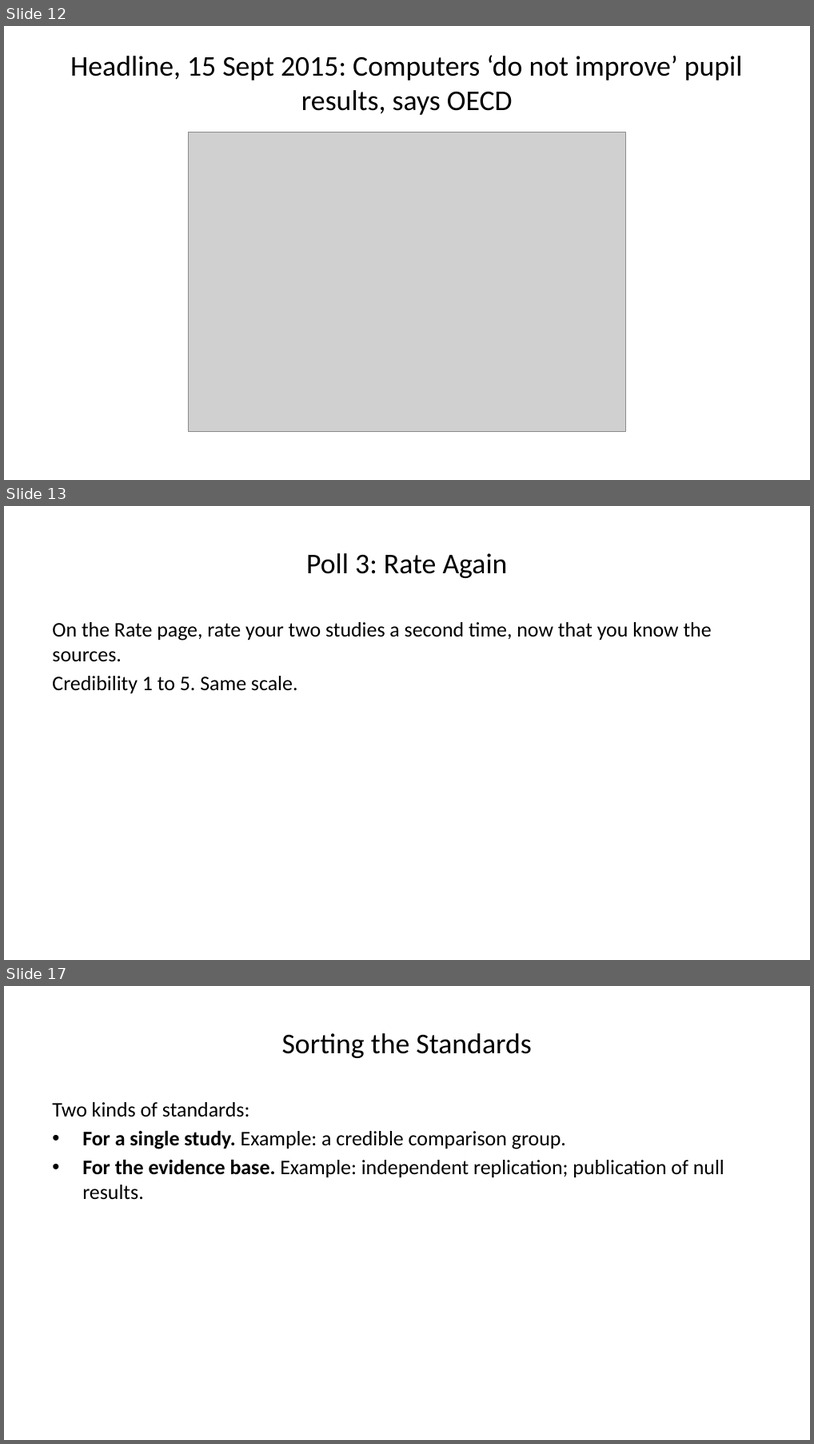
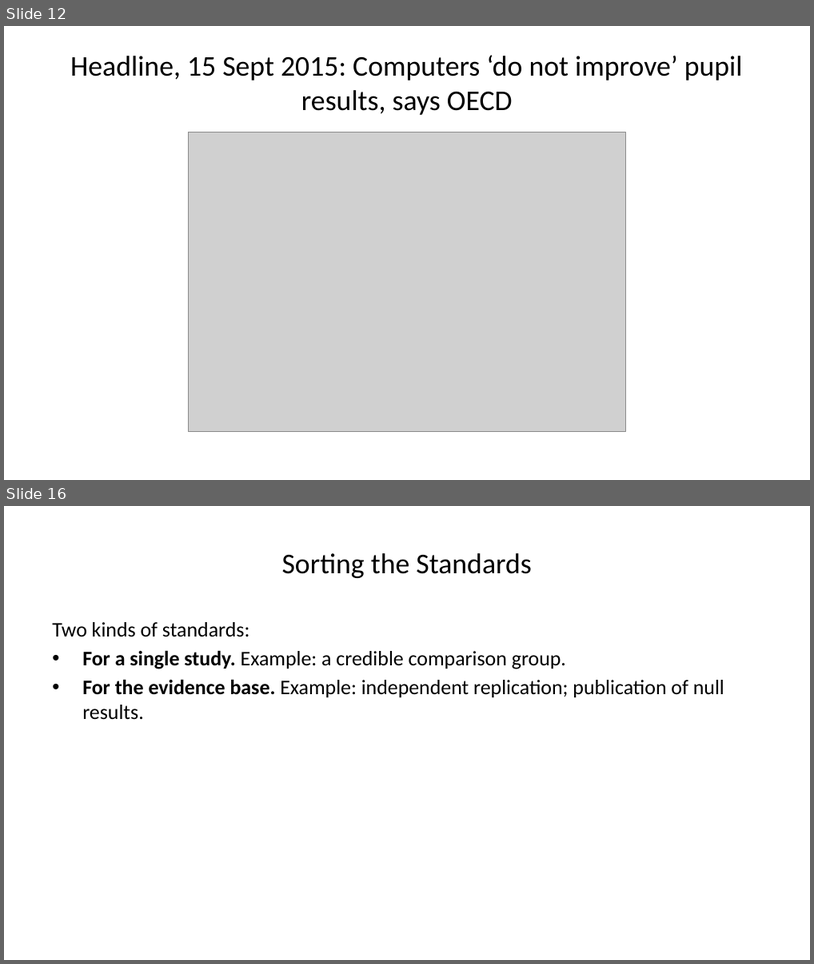
Before and after one commit to steffenerickson/edtech-evidence-lab, a slide deck: slides/output/edtech_slides_v1.pptx. Shown one above the other, each under a label of ours: slides 12, 13 and 17 before the commit, slides 12 and 16 after it; the slides between them are not shown. The pictures are 814x1444 and 814x964 pixels, drawn with LibreOffice and Linux fonts; fonts in the diff are those of the drawing; grey boxes stand for pictures. Boxes give left, top, right and bottom in pixels: in the first picture for what was removed or moved away, otherwise in the second. Text is boxed around its words. In the diff, an @@ line names an element or a change of style, - is before the commit and + after.

```diff
--- a/slides/output/edtech_slides_v1.pptx
+++ b/slides/output/edtech_slides_v1.pptx
@@ slide 13 removed at bbox=[4, 506, 810, 960], background #FFFFFF @@
@@ title removed at bbox=[306, 553, 508, 578] @@
-Poll 3: Rate Again
@@ text removed at bbox=[52, 622, 712, 694] @@
-On the Rate page, rate your two studies a second time, now that you know the sources.
-Credibility 1 to 5. Same scale.
@@ what was slide 17 is now slide 16 @@
```
Also in this commit, not shown: 3 slides changed, 1 slide added, 1 other slide removed, 7 other files.
